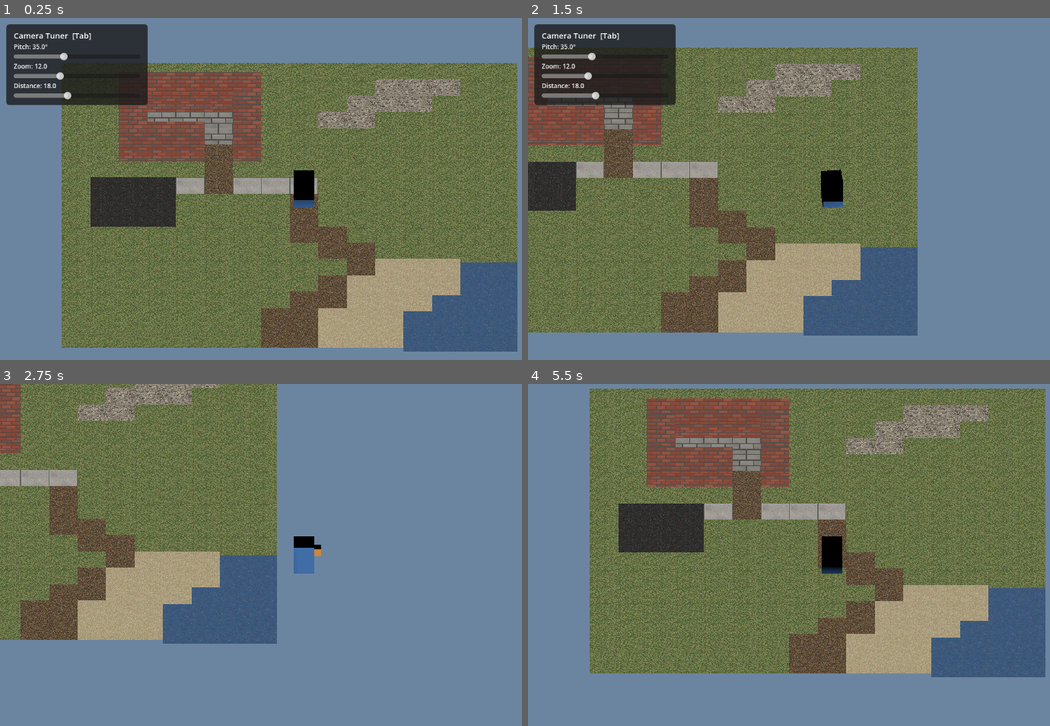
Above: before the commit, frames 1-4 (two rows, left to right).
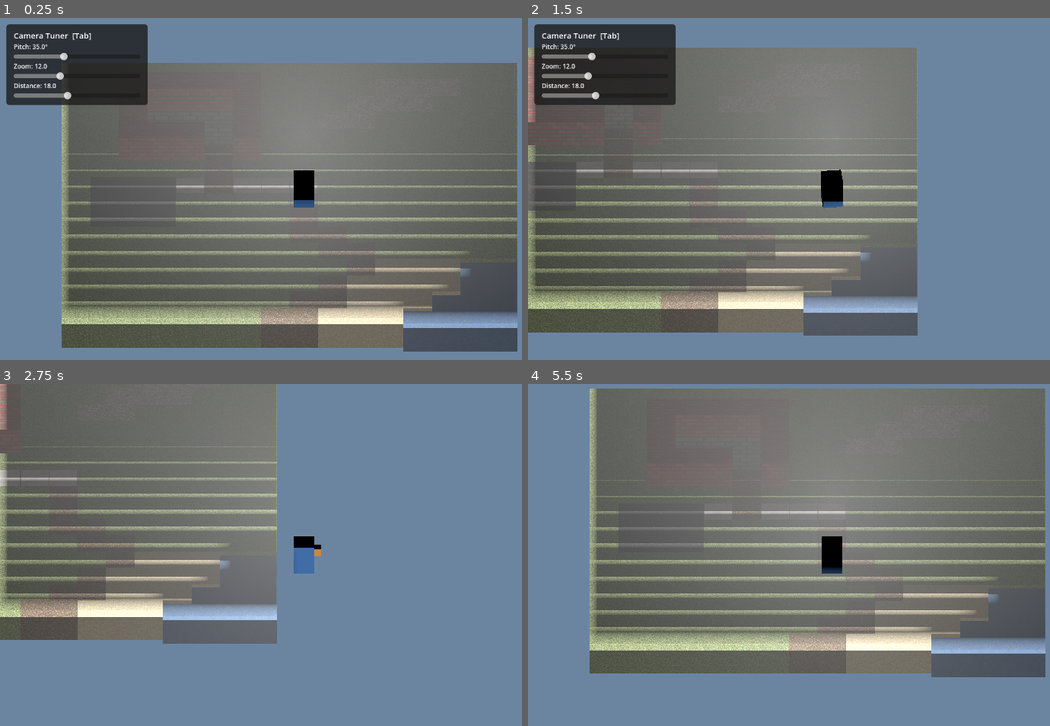
Above: after the commit, the same moments.

Repository: ninthfreak/ActionAdventureVoxel
Game: Godot game, scene res://scenes/main.tscn
Same seed, same stepped clock (60 frames per second), same inputs: the game is played once before the commit and once after it.
Inputs:
- Up to frame 1 (0.25 s): no input
- Up to frame 2 (1.5 s): tap Enter at 0.5 s; hold D (move_right) 0.53-1.28 s; hold Tab (toggle_tuner) 0.53-1.28 s; hold S (move_down) from 1.28 s (still down); tap Tab (toggle_tuner) at 1.35 s
- Up to frame 3 (2.75 s): release S (move_down) at 2.03 s; hold D (move_right) from 2.03 s (still down); hold Tab (toggle_tuner) from 2.03 s (still down)
- Up to frame 4 (5.5 s): release D (move_right) at 2.78 s; release Tab (toggle_tuner) at 2.78 s; hold W (move_up) 2.78-3.53 s; tap Tab (toggle_tuner) at 2.85, 4.35 s; hold Tab (toggle_tuner) 3.53-4.28 s; hold A (move_left) 3.53-5.03 s; hold S (move_down) from 5.03 s (still down); hold Tab (toggle_tuner) from 5.03 s (still down)

The runs differ from the first frame. In frame 1, 61% of the frame differs, in the area x 11-100%, y 13-98%; in frame 2, 49%; in frame 3, 34%; in frame 4, 64%, in the area x 11-100%, y 1-86%.

Commit message:
Fix invisible top faces and washed-out colors
Disable backface culling so faces with reversed winding order render
correctly (fixes invisible block tops). Remove unshaded mode so the
scene's directional lights provide proper depth and contrast through
vertex-colored faces.

Co-Authored-By: Claude Opus 4.6 <noreply@anthropic.com>
Claude-Session: https://claude.ai/code/session_0168A7UbHfBLMdtnJfLHTF79

Diff:
--- a/scripts/obj_loader.gd
+++ b/scripts/obj_loader.gd
@@ -76,7 +76,7 @@
 
 	var mat := StandardMaterial3D.new()
 	mat.vertex_color_use_as_albedo = true
-	mat.shading_mode = BaseMaterial3D.SHADING_MODE_UNSHADED
+	mat.cull_mode = BaseMaterial3D.CULL_DISABLED
 	mesh.surface_set_material(0, mat)
 
 	return mesh
